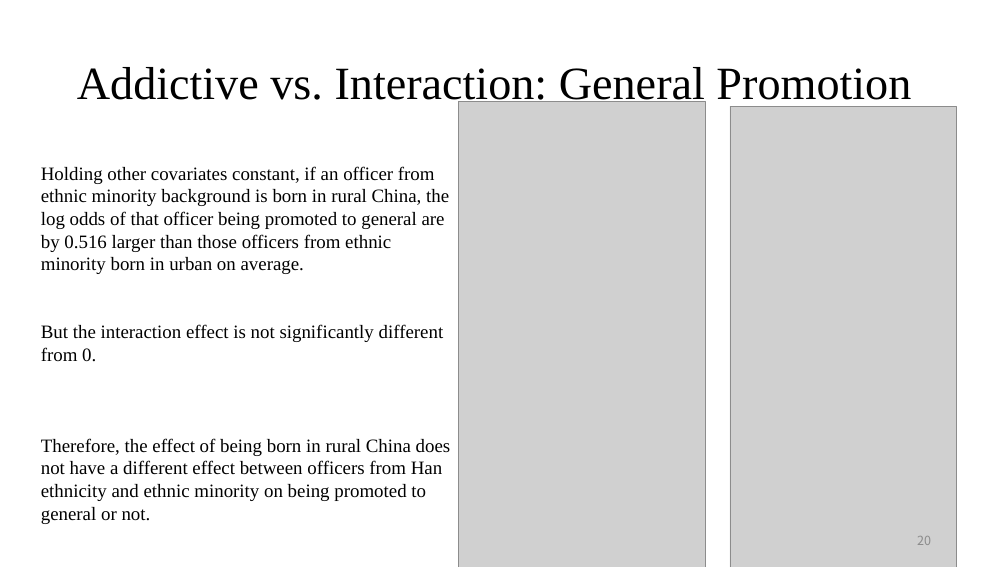
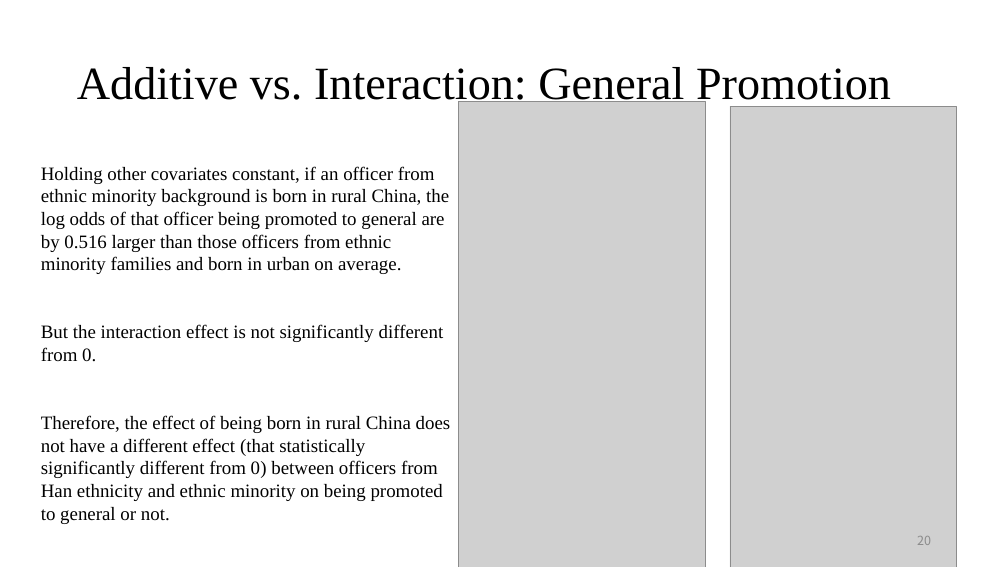
Before and after one commit to CaesarCoder/StatsII_Spring2023, a slide deck: slide 20 of Replication Project/Replication_Tianxin_Zhang_21352232.pptx. Drawn at 1008x567 pixels with LibreOffice and Linux fonts; fonts in the diff are those of the drawing; grey boxes stand for pictures. Boxes give left, top, right and bottom in pixels: in the first picture for what was removed or moved away, otherwise in the second. Text is boxed around its words. In the diff, an @@ line names an element or a change of style, - is before the commit and + after.

```diff
--- a/Replication Project/Replication_Tianxin_Zhang_21352232.pptx
+++ b/Replication Project/Replication_Tianxin_Zhang_21352232.pptx
@@ title at box(77, 67, 891, 109): text changed @@
-Addictive vs. Interaction: General Promotion
+Additive vs. Interaction: General Promotion
@@ text at box(41, 166, 449, 274): text changed @@
-Holding other covariates constant, if an officer from ethnic minority background is born in rural China, the log odds of that officer being promoted to general are by 0.516 larger than those officers from ethnic minority born in urban on average.
+Holding other covariates constant, if an officer from ethnic minority background is born in rural China, the log odds of that officer being promoted to general are by 0.516 larger than those officers from ethnic minority families and born in urban on average.
@@ text at box(41, 415, 451, 524): text changed @@
-Therefore, the effect of being born in rural China does not have a different effect between officers from Han ethnicity and ethnic minority on being promoted to general or not.
+Therefore, the effect of being born in rural China does not have a different effect (that statistically significantly different from 0) between officers from Han ethnicity and ethnic minority on being promoted to general or not.
```
Also in this commit, not shown: 6 other slides changed, 1 slide added, 1 other file.
